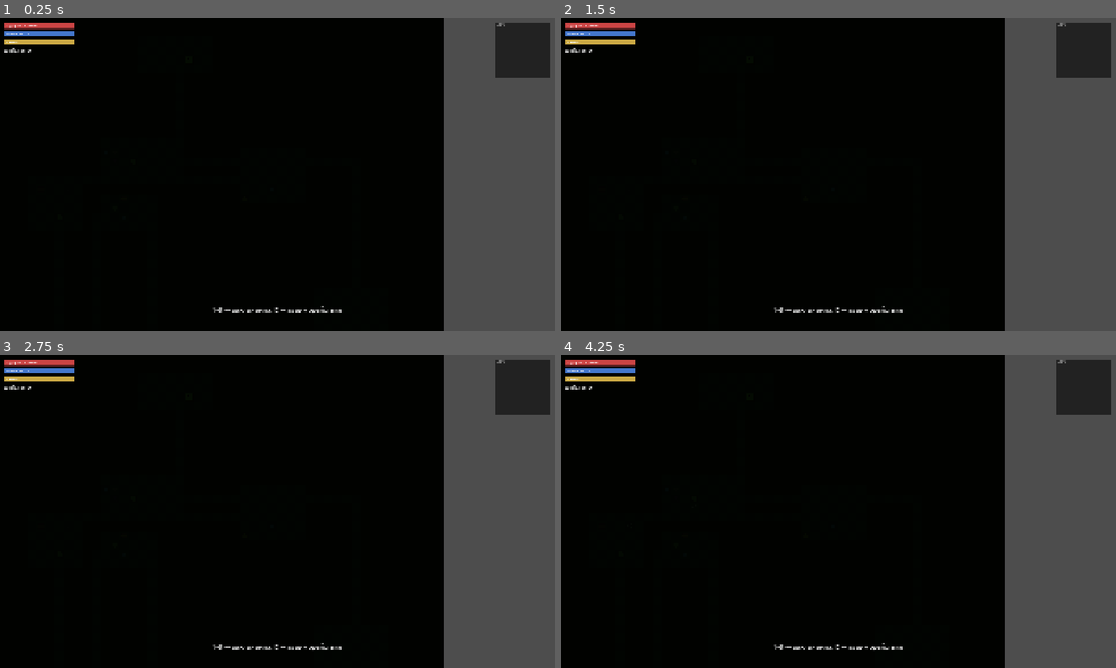
Above: before the commit, frames 1-4 (two rows, left to right).
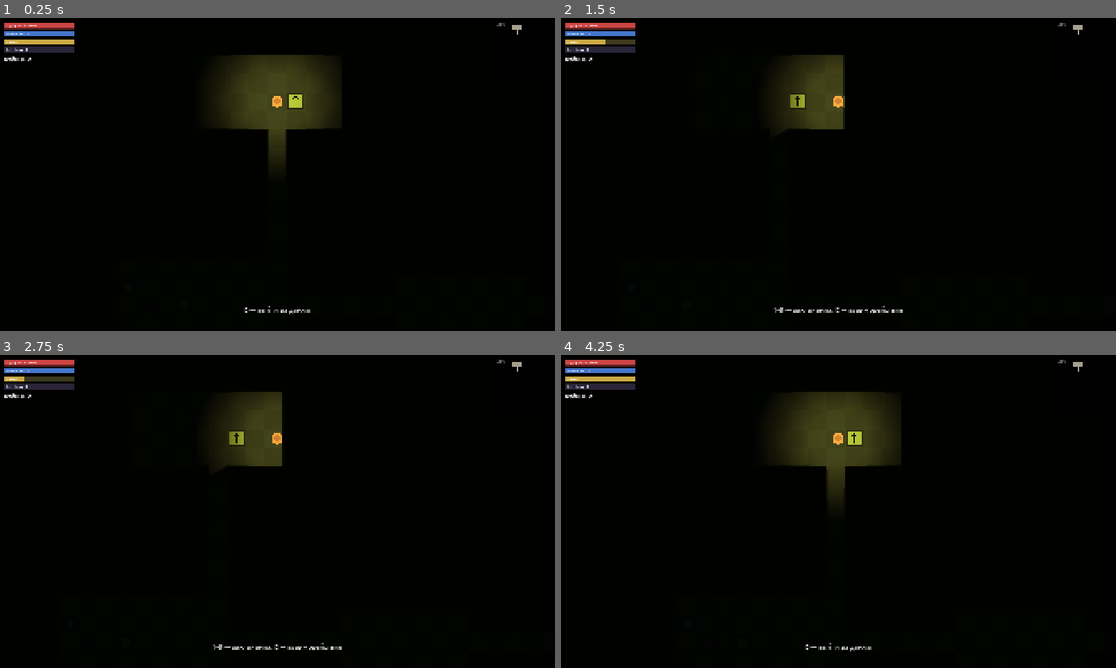
Above: after the commit, the same moments.

Repository: SDVGames-Studio/pepel-i-mana
Game: Godot game, scene res://scenes/dungeon.tscn
Two runs of this game, one before a commit and one after it. Both use one fixed random seed, a clock stepped at 60 frames per second and the inputs below. This scene is started directly instead of the project's main scene.
Inputs (mouse positions are in pixels of both pictures, inside the frame that each line leads up to):
- Up to frame 1 (0.25 s): no input
- Up to frame 2 (1.5 s): tap Enter at 0.5 s; move the mouse to (960, 158) at 0.52 s; hold D (move_right) 0.53-1.25 s; tap Space (dash) at 0.6 s; click (960, 158) at 0.67 s; drag from (727, 190) to (810, 237) at 1.27 s
- Up to frame 3 (2.75 s): tap Space (dash) at 2, 2.3 s; move the mouse to (333, 442) at 2.02 s; hold D (move_right) from 2.03 s (still down); hold E (interact) from 2.03 s (still down); click (333, 442) at 2.17 s
- Up to frame 4 (4.25 s): release D (move_right) at 2.75 s; release E (interact) at 2.75 s; tap Enter at 2.75 s; drag from (810, 574) to (666, 489) at 2.77 s; tap Space (dash) at 3.5, 3.8 s; move the mouse to (1005, 558) at 3.52 s; hold A (move_left) from 3.53 s (still down); tap R at 3.6 s; click (1005, 558) at 3.67 s

The runs differ from the first frame. In frame 1, 26% of the frame differs, in the area x 0-100%, y 0-100%; in frame 2, 23%; in frame 3, 23%; in frame 4, 26%.
Error before the commit: Invalid access to property or key 'skills' on a base object of type 'Node (game.gd)'. (res://scripts/dungeon.gd:205)
Error after the commit: Cannot call method 'create_timer' on a null value. (res://scripts/trap.gd:31)

Commit message:
M7: дерево навыков героя — XP за врагов, уровни, 3 ветки по 3 узла, панель выбора

Diff:
--- /dev/null
+++ b/data/skills.json
@@ -0,0 +1,30 @@
+{
+	"xp_base": 12,
+	"xp_growth": 6,
+	"branches": [
+		{
+			"id": "warrior", "loc": "tree.warrior", "color": "#e57373",
+			"nodes": [
+				{ "id": "w1", "loc": "tree.w1", "desc": "tree.desc.w1", "damage": 1 },
+				{ "id": "w2", "loc": "tree.w2", "desc": "tree.desc.w2", "attack_cd_mult": 0.75 },
+				{ "id": "w3", "loc": "tree.w3", "desc": "tree.desc.w3", "range_mult": 1.3 }
+			]
+		},
+		{
+			"id": "mage", "loc": "tree.mage", "color": "#ba68c8",
+			"nodes": [
+				{ "id": "m1", "loc": "tree.m1", "desc": "tree.desc.m1", "mana": 4 },
+				{ "id": "m2", "loc": "tree.m2", "desc": "tree.desc.m2", "spell_cd_mult": 0.8 },
+				{ "id": "m3", "loc": "tree.m3", "desc": "tree.desc.m3", "radius_mult": 1.25 }
+			]
+		},
+		{
+			"id": "survivor", "loc": "tree.survivor", "color": "#4db6ac",
+			"nodes": [
+				{ "id": "s1", "loc": "tree.s1", "desc": "tree.desc.s1", "hp": 5 },
+				{ "id": "s2", "loc": "tree.s2", "desc": "tree.desc.s2", "armor": 1 },
+				{ "id": "s3", "loc": "tree.s3", "desc": "tree.desc.s3", "speed": 20, "dash_cd_mult": 0.8 }
+			]
+		}
+	]
+}
--- a/scripts/game.gd
+++ b/scripts/game.gd
@@ -8,11 +8,14 @@
 const CITY_MAP_SCRIPT := "res://scripts/city_map.gd"
 const MAGIC_SCRIPT := "res://scripts/magic.gd"
 const MAGIC_CFG_PATH := "res://data/magic.json"
+const SKILLS_SCRIPT := "res://scripts/skills.gd"
+const SKILLS_CFG_PATH := "res://data/skills.json"
 
 var inventory: Array = []        # [{id: String, count: int}]
 var last_run_death := false      # true, если последний забег закончился гибелью
 var city_sim = null              # city_sim.gd, нетипизированно (грабли GDScript 4)
 var magic = null                 # magic.gd — школы/рецепты/заклинания (M3)
+var skills = null                # skills.gd — XP, уровни, дерево навыков героя (M7)
 var spellbook: Array = []        # изученные заклинания: [id: String]
 var start_residents := 10        # настройки старта из меню (вопрос 11, M5.1: 10 на старте)
 var start_level := "normal"      # "low" | "normal" | "high"
@@ -31,6 +34,12 @@
 		magic.setup(data)
 	else:
 		push_error("Не читается data/magic.json")
+	var sk: Variant = _read_json(SKILLS_CFG_PATH)
+	if sk is Dictionary:
+		skills = load(SKILLS_SCRIPT).new()
+		skills.setup(sk)
+	else:
+		push_error("Не читается data/skills.json")
 
 
 func _process(delta: float) -> void:
@@ -46,6 +55,8 @@
 	dungeon_clears = 0
 	dungeon_lock_day = 0
 	hero_kits = 0
+	if skills != null:
+		skills.reset()
 	var cfg: Variant = _read_json(CITY_CFG_PATH)
 	if not (cfg is Dictionary):
 		push_error("Не читается data/city.json")
--- a/scripts/hero.gd
+++ b/scripts/hero.gd
@@ -24,6 +24,11 @@
 var _spell_cd := {}               # id заклинания -> остаток кулдауна, сек
 var _lantern: PointLight2D = null
 var _flicker_time := 0.0
+var _sk: Dictionary = {}          # постоянные бонусы дерева навыков (M7)
+var _temp_dmg_left := 0.0         # временное усиление (заклинание «Перегрузка», M7)
+var _temp_dmg := 0
+var _temp_armor_left := 0.0       # каменная кожа (M7)
+var _temp_armor := 0
 
 const LANTERN_ENERGY := 1.15
 
@@ -34,6 +39,50 @@
 	hp = int(p["hp"])
 	mana_max = int(p["mana"])
 	mana = mini(start_mana, mana_max)
+
+
+## Постоянные бонусы узла дерева навыков (M7): damage/hp/mana/armor/speed/множители.
+func apply_skill_bonuses(bonus: Dictionary) -> void:
+	for key in bonus:
+		_sk[key] = float(_sk.get(key, 0.0)) + float(bonus[key])
+	hp = mini(hp_max(), hp + int(bonus.get("hp", 0)))
+	mana_max += int(bonus.get("mana", 0))
+	mana = mini(mana_max, mana + int(bonus.get("mana", 0)))
+	queue_redraw()
+
+
+func skill_bonus(key: String) -> int:
+	return int(_sk.get(key, 0.0))
+
+
+func skill_mult(key: String, fallback: float) -> float:
+	return fallback if not _sk.has(key) else float(_sk[key])
+
+
+func hp_max() -> int:
+	return int(p["hp"]) + skill_bonus("hp")
+
+
+## Эффективный урон: база + комплекты + навыки + «Перегрузка».
+func eff_damage() -> int:
+	return int(p["damage"]) + bonus_damage + skill_bonus("damage") + _temp_dmg
+
+
+## Эффективная броня: комплекты + навыки + «Каменная кожа».
+func eff_armor() -> int:
+	return bonus_armor + skill_bonus("armor") + _temp_armor
+
+
+## Временное усиление урона (заклинание, M7).
+func temp_damage_bonus(duration: float, amount: int) -> void:
+	_temp_dmg_left = duration
+	_temp_dmg = amount
+
+
+## Временная прибавка брони (заклинание, M7).
+func temp_armor_bonus(duration: float, amount: int) -> void:
+	_temp_armor_left = duration
+	_temp_armor = amount
 
 
 func _ready() -> void:
@@ -108,6 +157,14 @@
 	_attack_cd = maxf(0.0, _attack_cd - delta)
 	_invuln = maxf(0.0, _invuln - delta)
 	_shield_left = maxf(0.0, _shield_left - delta)
+	if _temp_dmg_left > 0.0:
+		_temp_dmg_left = maxf(0.0, _temp_dmg_left - delta)
+		if _temp_dmg_left <= 0.0:
+			_temp_dmg = 0
+	if _temp_armor_left > 0.0:
+		_temp_armor_left = maxf(0.0, _temp_armor_left - delta)
+		if _temp_armor_left <= 0.0:
+			_temp_armor = 0
 	_tick_spell_cooldowns(delta)
 	if not city_mode:
 		_regen_mana(delta)
@@ -120,14 +177,14 @@
 		facing = dir.normalized()
 	if Input.is_action_just_pressed("dash") and _dash_cd <= 0.0 and dir != Vector2.ZERO:
 		_dash_left = float(p["dash_time"])
-		_dash_cd = float(p["dash_cooldown"])
+		_dash_cd = float(p["dash_cooldown"]) * skill_mult("dash_cd_mult", 1.0)
 	if _dash_left > 0.0:
 		_dash_left -= delta
 		# отпрыг на фиксированную дистанцию от точки старта (об стену останавливается)
 		var dash_speed := float(p["dash_distance"]) / float(p["dash_time"])
 		velocity = facing * dash_speed
 	else:
-		velocity = dir * float(p["speed"])
+		velocity = dir * (float(p["speed"]) + float(_sk.get("speed", 0.0)))
 	move_and_slide()
 
 
@@ -143,17 +200,18 @@
 func try_attack() -> void:
 	if _attack_cd > 0.0 or dead:
 		return
-	_attack_cd = float(p["attack_cooldown"])
+	_attack_cd = float(p["attack_cooldown"]) * skill_mult("attack_cd_mult", 1.0)
 	var to_mouse := get_global_mouse_position() - global_position
 	if to_mouse.length() > 4.0:
 		facing = to_mouse.normalized()
+	var reach := float(p["attack_range"]) * skill_mult("range_mult", 1.0)
 	for enemy in get_tree().get_nodes_in_group("enemies"):
 		var to_enemy: Vector2 = enemy.global_position - global_position
-		if to_enemy.length() > float(p["attack_range"]) + float(enemy.p["radius"]):
+		if to_enemy.length() > reach + float(enemy.p["radius"]):
 			continue
 		if absf(facing.angle_to(to_enemy)) > deg_to_rad(float(p["attack_arc"])) / 2.0:
 			continue
-		enemy.take_damage(int(p["damage"]) + bonus_damage)
+		enemy.take_damage(eff_damage())
 	queue_redraw()
 	get_tree().create_timer(0.15).timeout.connect(queue_redraw)
 
@@ -168,7 +226,7 @@
 	if to_mouse.length() > 4.0:
 		facing = to_mouse.normalized()
 	var hits: int = sim.hero_slash(global_position, facing,
-			float(p["attack_range"]), float(p["attack_arc"]), int(p["damage"]) + bonus_damage)
+			float(p["attack_range"]), float(p["attack_arc"]), eff_damage())
 	queue_redraw()
 	get_tree().create_timer(0.15).timeout.connect(queue_redraw)
 	return hits
@@ -177,7 +235,7 @@
 func take_damage(dmg: int) -> void:
 	if _invuln > 0.0 or dead or _shield_left > 0.0:
 		return
-	hp = maxi(0, hp - maxi(0, dmg - bonus_armor))
+	hp = maxi(0, hp - maxi(0, dmg - eff_armor()))
 	_invuln = 0.5
 	queue_redraw()
 	if hp <= 0:
@@ -187,7 +245,7 @@
 
 ## Лечение (заклинание «Свет исцеления»).
 func heal(amount: int) -> void:
-	hp = mini(int(p["hp"]), hp + amount)
+	hp = mini(hp_max(), hp + amount)
 	queue_redraw()
 
 
@@ -246,7 +304,7 @@
 func dash_ready_fraction() -> float:
 	if _dash_cd <= 0.0:
 		return 1.0
-	return 1.0 - _dash_cd / float(p["dash_cooldown"])
+	return 1.0 - _dash_cd / (float(p["dash_cooldown"]) * skill_mult("dash_cd_mult", 1.0))
 
 
 func _draw() -> void:
--- a/scripts/hud.gd
+++ b/scripts/hud.gd
@@ -13,14 +13,18 @@
 var _hp_fill: ColorRect
 var _mana_fill: ColorRect
 var _dash_fill: ColorRect
+var _xp_fill: ColorRect
 var _hp_label: Label
 var _mana_label: Label
+var _xp_label: Label
 var _loot_label: Label
 var _hint_label: Label
 var _toast_label: Label
 var _warning_label: Label
 var _inv_panel: PanelContainer
 var _inv_text: RichTextLabel
+var _skill_panel: PanelContainer
+var _skill_box: VBoxContainer
 var _spell_slots: Array = []      # [{panel, label}] — панель заклинаний 1–6
 var _toast_time := 0.0
 
@@ -47,13 +51,17 @@
 func refresh() -> void:
 	if hero == null:
 		return
-	var hp_max := int(hero.p["hp"])
+	var hp_max: int = hero.hp_max()
 	_hp_fill.size = Vector2(BAR_W * clampf(float(hero.hp) / hp_max, 0.0, 1.0), BAR_H)
 	_hp_label.text = "%s %d/%d" % [Loc.t("hud.hp"), hero.hp, hp_max]
 	var mana_max := int(hero.mana_max)
 	_mana_fill.size = Vector2(BAR_W * clampf(float(hero.mana) / mana_max, 0.0, 1.0), BAR_H)
 	_mana_label.text = "%s %d/%d" % [Loc.t("hud.mana"), hero.mana, mana_max]
 	_dash_fill.size = Vector2(BAR_W * hero.dash_ready_fraction(), BAR_H)
+	# XP героя (M7): полоса до следующего уровня
+	if Game.skills != null:
+		_xp_fill.size = Vector2(BAR_W * clampf(float(Game.skills.xp) / float(Game.skills.xp_next()), 0.0, 1.0), BAR_H)
+		_xp_label.text = "%s %d" % [Loc.t("hud.level"), Game.skills.level]
 	_loot_label.text = Loc.t("hud.loot_total") % Game.loot_total()
 	_warning_label.visible = hero.mana <= 0 and not hero.dead
 	_refresh_spell_slots()
@@ -100,6 +108,11 @@
 	_dash_fill = dash_row["fill"]
 	_dash_row_label(dash_row["label"])
 	bars.add_child(dash_row["panel"])
+
+	var xp_row := _make_bar(Color("#2a2438"), Color("#9c6ade"))
+	_xp_fill = xp_row["fill"]
+	_xp_label = xp_row["label"]
+	bars.add_child(xp_row["panel"])
 
 	_loot_label = Label.new()
 	_loot_label.add_theme_font_size_override("font_size", 18)
@@ -126,6 +139,73 @@
 
 	_build_spell_bar(root)
 	_build_inventory_panel(root)
+	_build_skill_panel(root)
+
+
+## Панель выбора навыка при левелапе (M7): по следующему узлу каждой ветки.
+func _build_skill_panel(root: Control) -> void:
+	_skill_panel = PanelContainer.new()
+	_skill_panel.set_anchors_preset(Control.PRESET_CENTER)
+	_skill_panel.visible = false
+	var style := StyleBoxFlat.new()
+	style.bg_color = Color(0.09, 0.07, 0.12, 0.92)
+	style.set_corner_radius_all(6)
+	style.set_content_margin_all(14)
+	_skill_panel.add_theme_stylebox_override("panel", style)
+	root.add_child(_skill_panel)
+	_skill_box = VBoxContainer.new()
+	_skill_box.add_theme_constant_override("separation", 8)
+	_skill_panel.add_child(_skill_box)
+
+
+## Открыть/обновить выбор навыка; вызывается сценой при левелапе.
+func open_skill_choice() -> void:
+	if Game.skills == null or Game.skills.pending <= 0:
+		_skill_panel.visible = false
+		return
+	for child in _skill_box.get_children():
+		child.queue_free()
+	var title := Label.new()
+	title.text = Loc.t("hud.skill_choice") % Game.skills.level
+	title.horizontal_alignment = HORIZONTAL_ALIGNMENT_CENTER
+	title.add_theme_font_size_override("font_size", 22)
+	_skill_box.add_child(title)
+	for branch in Game.skills.cfg.get("branches", []):
+		var node: Dictionary = Game.skills.next_node(String(branch["id"]))
+		if node.is_empty():
+			continue
+		var btn := Button.new()
+		btn.custom_minimum_size = Vector2(360, 52)
+		btn.focus_mode = Control.FOCUS_NONE
+		btn.add_theme_font_size_override("font_size", 16)
+		btn.text = "%s — %s\n%s" % [Loc.t(String(branch["loc"])), Loc.t(String(node["loc"])), Loc.t(String(node["desc"]))]
+		var node_id := String(node["id"])
+		btn.pressed.connect(func() -> void: _pick_skill(node_id))
+		_skill_box.add_child(btn)
+	_skill_panel.visible = true
+
+
+## Выбран узел: применить бонусы герою; если уровни остались — показать выбор снова.
+func _pick_skill(node_id: String) -> void:
+	if Game.skills == null or hero == null:
+		return
+	var node: Dictionary = Game.skills.choose(node_id)
+	if node.is_empty():
+		return
+	hero.apply_skill_bonuses(Game.skills.node_bonuses(node))
+	_apply_mana_regen()
+	if Game.skills.pending > 0:
+		open_skill_choice()
+	else:
+		_skill_panel.visible = false
+
+
+## Мана-кап зависит от навыка «Резерв» — сцена данжа знает формулу.
+func _apply_mana_regen() -> void:
+	var scene: Node = hero.get_parent()
+	if scene != null and scene.has_method("_apply_mana_params"):
+		scene._apply_mana_params()
+		hero.mana = mini(hero.mana, hero.mana_max)
 
 
 ## Панель заклинаний (M3): до 9 слотов спеллбука, клавиши 1–9 (M5).
--- /dev/null
+++ b/scripts/skills.gd
@@ -0,0 +1,92 @@
+extends RefCounted
+## Дерево навыков героя (M7): XP за врагов, уровни, ветки с узлами.
+## Чистая логика без сцены: данные из data/skills.json, тестируется headless.
+## XP и взятые узлы живут в Game — сохраняются между забегами в данж.
+
+var cfg: Dictionary = {}
+var xp := 0
+var level := 1
+var pending := 0                 # нераспределённых уровней
+var taken: Array = []            # id взятых узлов
+
+
+func setup(data: Dictionary) -> void:
+	cfg = data
+
+
+func reset() -> void:
+	xp = 0
+	level = 1
+	pending = 0
+	taken = []
+
+
+## Сколько XP до следующего уровня: растёт с уровнем.
+func xp_next() -> int:
+	return int(cfg.get("xp_base", 12)) + int(cfg.get("xp_growth", 6)) * (level - 1)
+
+
+## Добавить XP. Возвращает число новых уровней (они попадают в pending).
+func add_xp(amount: int) -> int:
+	if amount <= 0:
+		return 0
+	xp += amount
+	var ups := 0
+	while xp >= xp_next():
+		xp -= xp_next()
+		level += 1
+		pending += 1
+		ups += 1
+	return ups
+
+
+## Следующий доступный узел ветки (первый не взятый) или {} — ветка завершена.
+func next_node(branch_id: String) -> Dictionary:
+	for branch in cfg.get("branches", []):
+		if String(branch["id"]) != branch_id:
+			continue
+		for node in branch.get("nodes", []):
+			if not taken.has(String(node["id"])):
+				return node
+	return {}
+
+
+## Взять узел (если он следующий своей ветки и есть pending). Возвращает деф или {}.
+func choose(node_id: String) -> Dictionary:
+	if pending <= 0 or taken.has(node_id):
+		return {}
+	for branch in cfg.get("branches", []):
+		for node in branch.get("nodes", []):
+			if String(node["id"]) == node_id:
+				if next_node(String(branch["id"])).is_empty() \
+						or String(next_node(String(branch["id"]))["id"]) != node_id:
+					return {}
+				taken.append(node_id)
+				pending -= 1
+				return node
+	return {}
+
+
+## Суммарные бонусы всех взятых узлов: {damage, hp, mana, ...}.
+func bonuses() -> Dictionary:
+	var out := {}
+	for branch in cfg.get("branches", []):
+		for node in branch.get("nodes", []):
+			if not taken.has(String(node["id"])):
+				continue
+			_merge_bonuses(out, node)
+	return out
+
+
+## Бонусы одного узла (без текстовых полей).
+static func node_bonuses(node: Dictionary) -> Dictionary:
+	var out := {}
+	_merge_bonuses(out, node)
+	return out
+
+
+static func _merge_bonuses(out: Dictionary, node: Dictionary) -> void:
+	for key in node:
+		if key in ["id", "loc", "desc"]:
+			continue
+		out[key] = float(out.get(key, 0.0)) + float(node[key])
Not shown, added: scripts/skills.gd.uid
